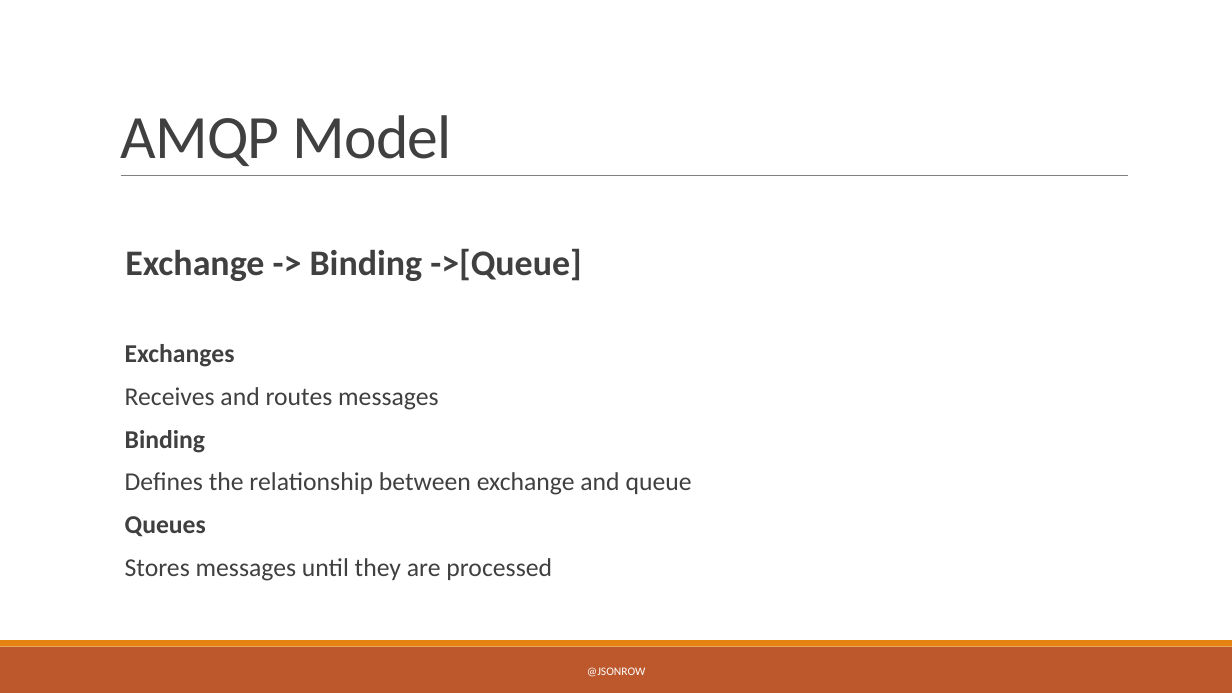
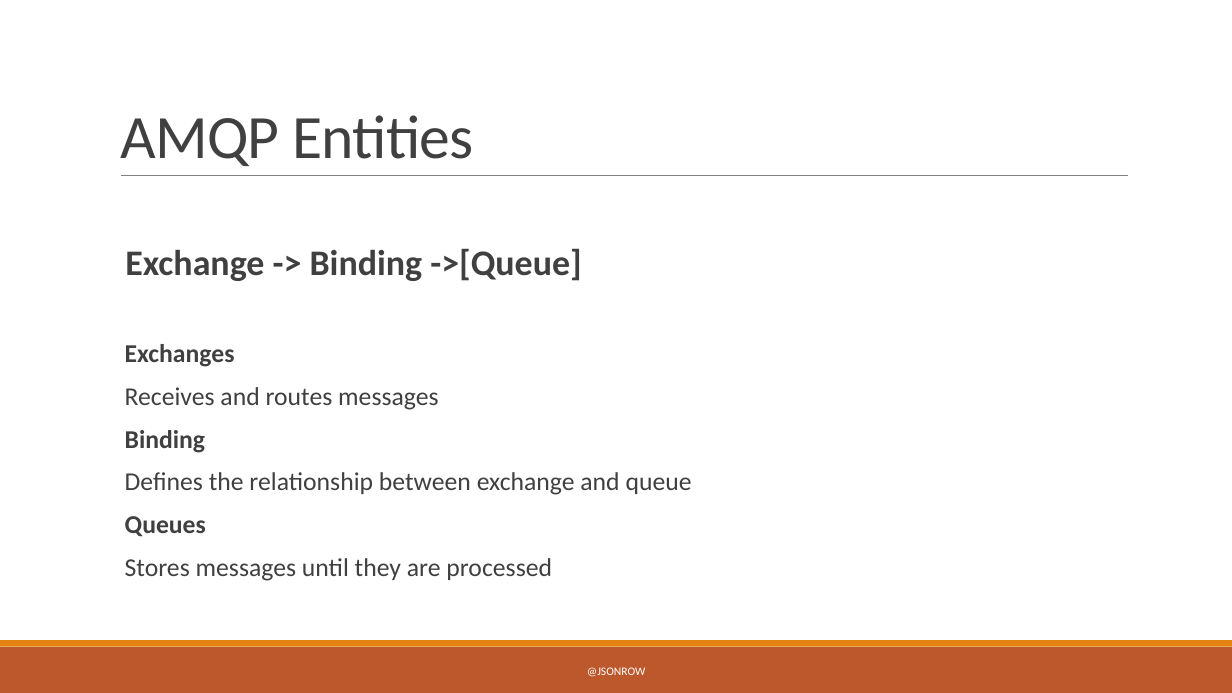
Before and after one commit to JasonRowe/MDC2019, a slide deck: slide 5 of Microservice_plumbing_with_RabbitMQ.pptx. Drawn at 1232x693 pixels with LibreOffice and Linux fonts; fonts in the diff are those of the drawing. Boxes give left, top, right and bottom in pixels: in the first picture for what was removed or moved away, otherwise in the second. Text is boxed around its words. In the diff, an @@ line names an element or a change of style, - is before the commit and + after.

```diff
--- a/Microservice_plumbing_with_RabbitMQ.pptx
+++ b/Microservice_plumbing_with_RabbitMQ.pptx
@@ title at (120,115,474,166): text changed @@
-AMQP Model
+AMQP Entities
```
Also in this commit, not shown: 1 other slide changed, 1 other file.
